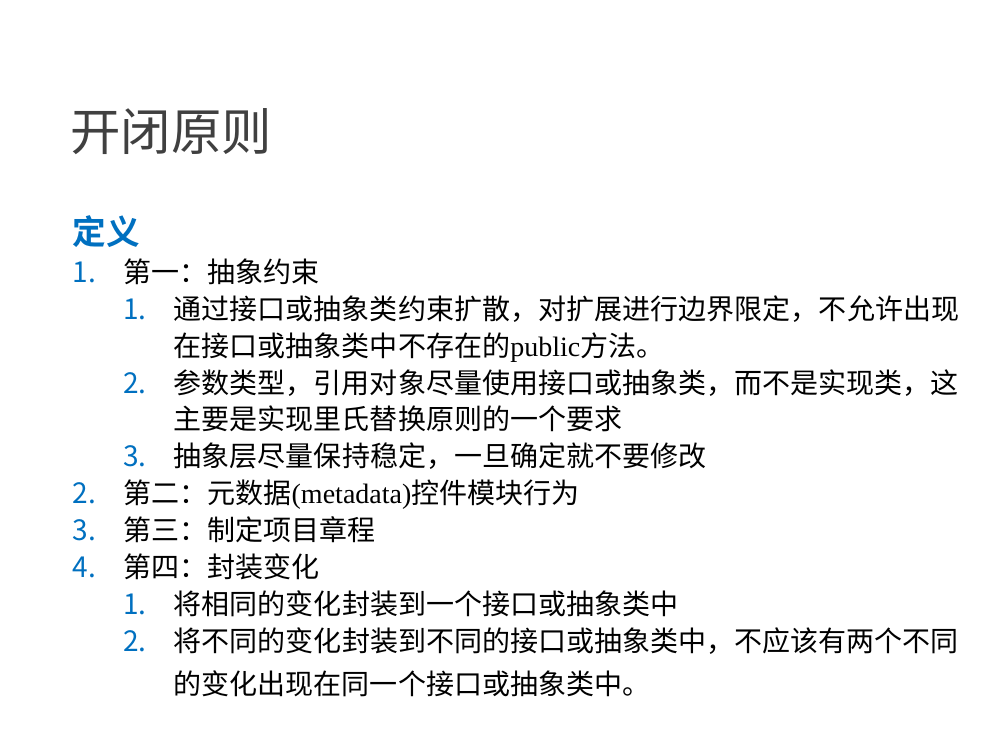
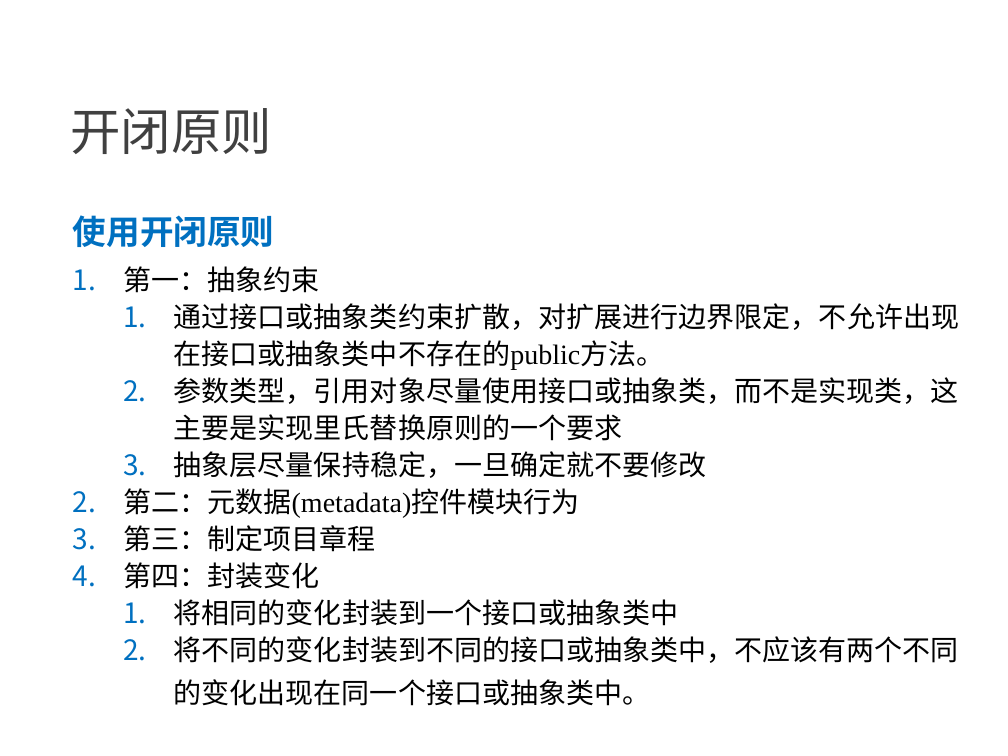
Before and after one commit to NewGr8Player/My-PPT, a slide deck: slide 38 of Design pattern/23种设计模式详解.pptx. Drawn at 1008x756 pixels with LibreOffice and Linux fonts; fonts in the diff are those of the drawing. Boxes give left, top, right and bottom in pixels: in the first picture for what was removed or moved away, otherwise in the second. Text is boxed around its words. In the diff, an @@ line names an element or a change of style, - is before the commit and + after.

```diff
--- a/Design pattern/23种设计模式详解.pptx
+++ b/Design pattern/23种设计模式详解.pptx
@@ text at (73,215,275,247): text changed @@
-定义
+使用开闭原则
```
Also in this commit, not shown: 27 other slides changed.
